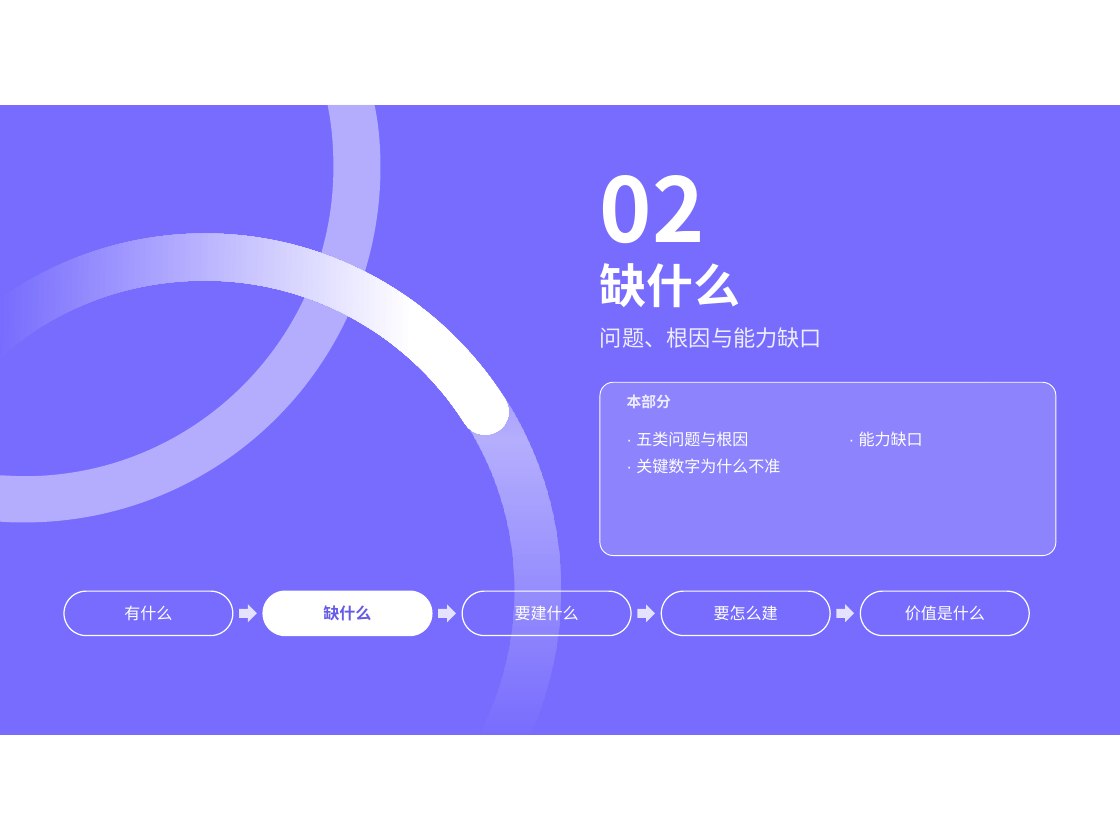
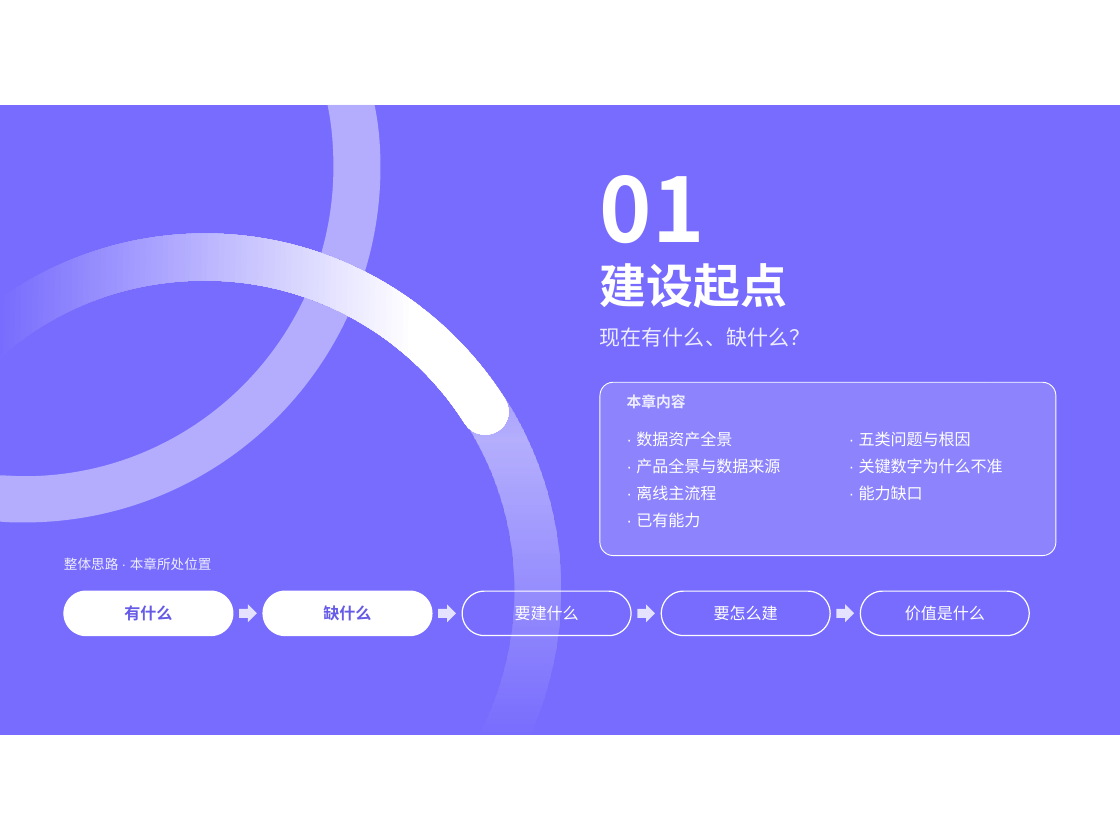
Before and after one commit to keanying/relevance, a slide deck: slide 4 of 票付通AI大数据平台建设规划.pptx (slide 8 before the commit). Drawn at 1120x840 pixels with LibreOffice and Linux fonts; fonts in the diff are those of the drawing. Boxes give left, top, right and bottom in pixels: in the first picture for what was removed or moved away, otherwise in the second. Text is boxed around its words. In the diff, an @@ line names an element or a change of style, - is before the commit and + after.

```diff
--- a/票付通AI大数据平台建设规划.pptx
+++ b/票付通AI大数据平台建设规划.pptx
@@ text at (600, 175, 705, 265): text changed @@
-02
+01
@@ title at (600, 263, 788, 308): text changed @@
-缺什么
+建设起点
@@ text at (600, 327, 810, 347): text changed; size 18 to 17 pt @@
-问题、根因与能力缺口
+现在有什么、缺什么？
@@ text at (627, 394, 686, 408): text changed @@
-本部分
+本章内容
@@ text added at (636, 431, 780, 527), 13 pt, text #FFFFFF @@
+· 数据资产全景
+· 产品全景与数据来源
+· 离线主流程
+· 已有能力
@@ text "· 五类问题与根因": place and size @@
-text "· 五类问题与根因" at (636, 431, 780, 473)
+text "· 五类问题与根因" at (859, 431, 1003, 500)
@@ text removed at (859, 431, 923, 446) @@
-· 能力缺口
@@ text at (859, 485, 923, 500): paragraph added @@
+· 能力缺口
@@ text added at (64, 557, 212, 570), 11 pt, text #EEEDFF @@
+整体思路 · 本章所处位置
@@ rounded rectangle "有什么" at (64, 591, 233, 636): text colour #FFFFFF to #655BE6, bold on; fill none to #FFFFFF @@
```
Also in this commit, not shown: 44 other slides changed, 8 slides added, 1 slide removed.
